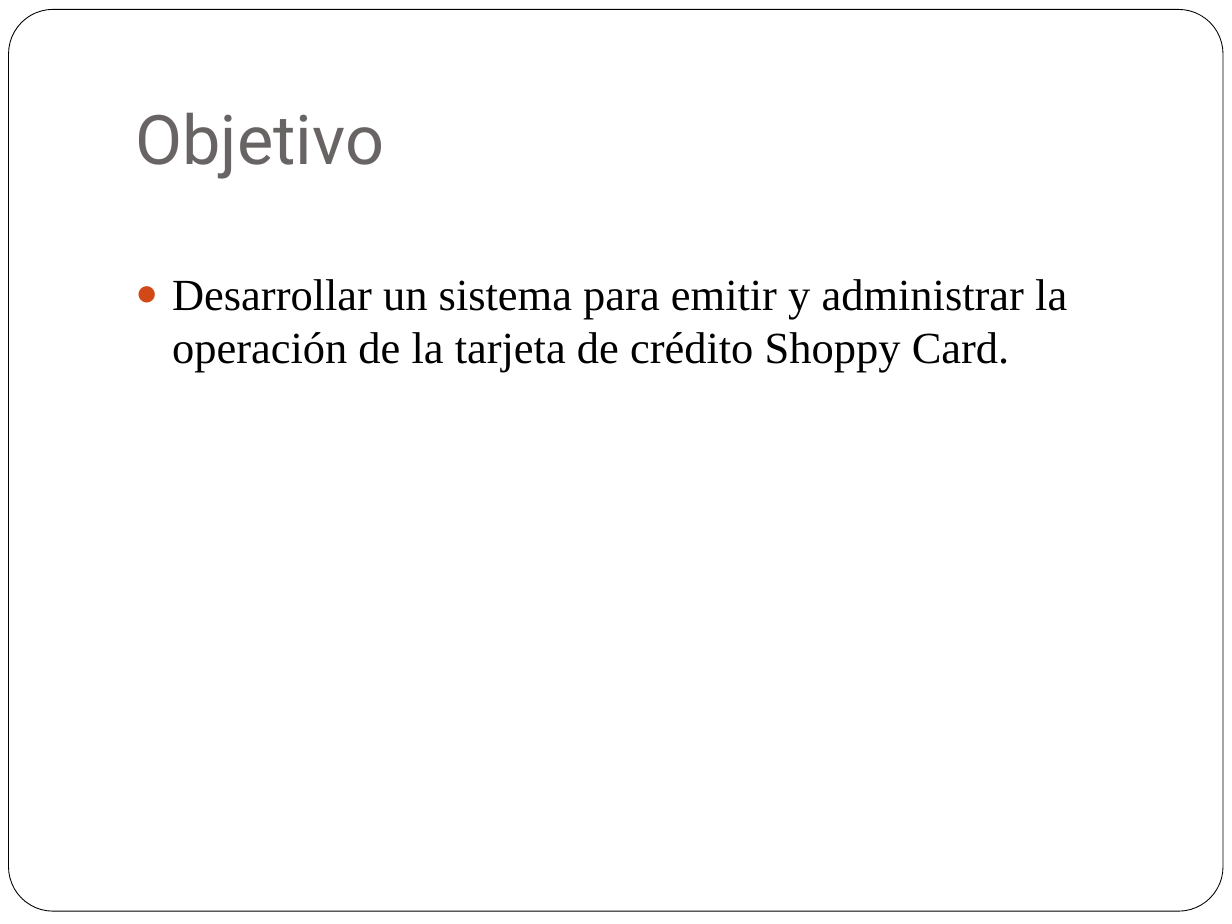
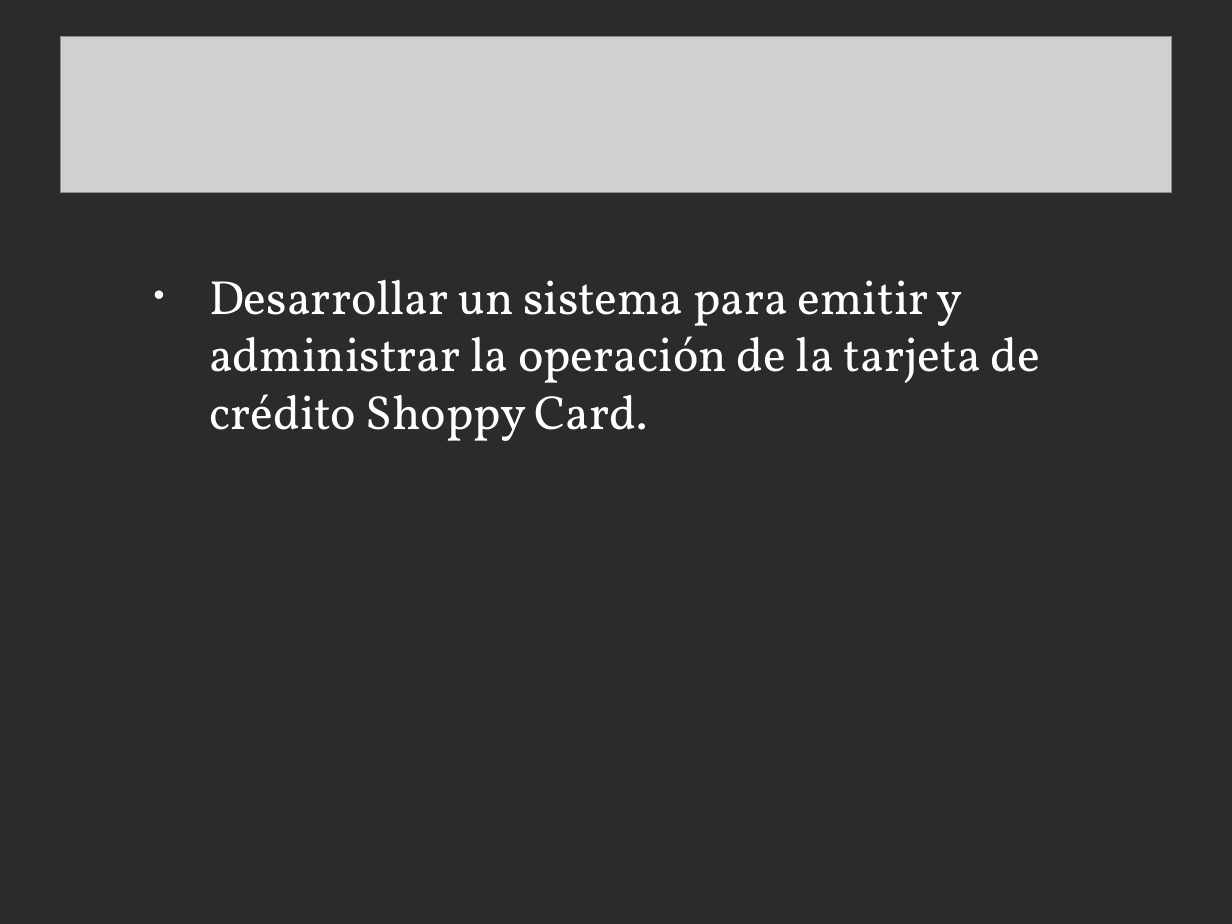
Before and after one commit to hernanfiuba24/fiuba-7509-shoppycard-g4, a slide deck: slide 3 of presentation/presentacion.ppt. Drawn at 1232x924 pixels with LibreOffice and Linux fonts; fonts in the diff are those of the drawing; grey boxes stand for pictures; background and template pictures are left out; a plain dark background stands for a picture behind light text. Boxes give left, top, right and bottom in pixels: in the first picture for what was removed or moved away, otherwise in the second. Text is boxed around its words. In the diff, an @@ line names an element or a change of style, - is before the commit and + after.

```diff
--- a/presentation/presentacion.ppt
+++ b/presentation/presentacion.ppt
@@ background #FFFFFF to picture (left out) @@
@@ rounded rectangle removed at [9,10,1223,912] @@
@@ picture added at [60,36,1170,192] @@
@@ title removed at [136,112,385,179] @@
-Objetivo
@@ text "Desarrollar un sistema para emitir ..." at [209,279,1041,441]: size 26 to 28 pt, font Times New Roman to Vollkorn, text colour #000000 to #FFFFFF; bullet ● to •; more space between paragraphs; bullet colour #D34817 to #F9F9F9 @@
```
Also in this commit, not shown: 6 other slides changed, 6 slides added, 6 slides removed.
